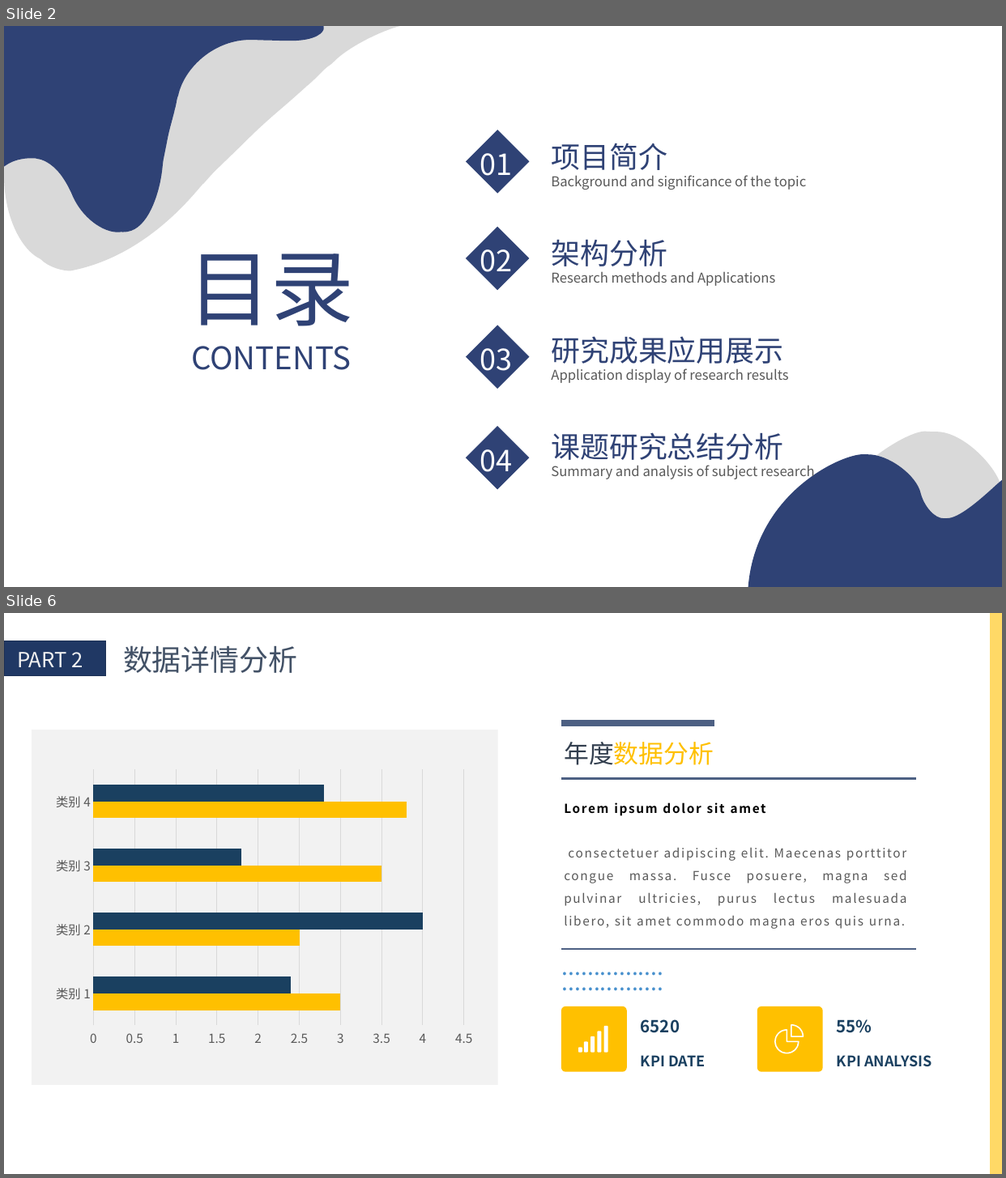
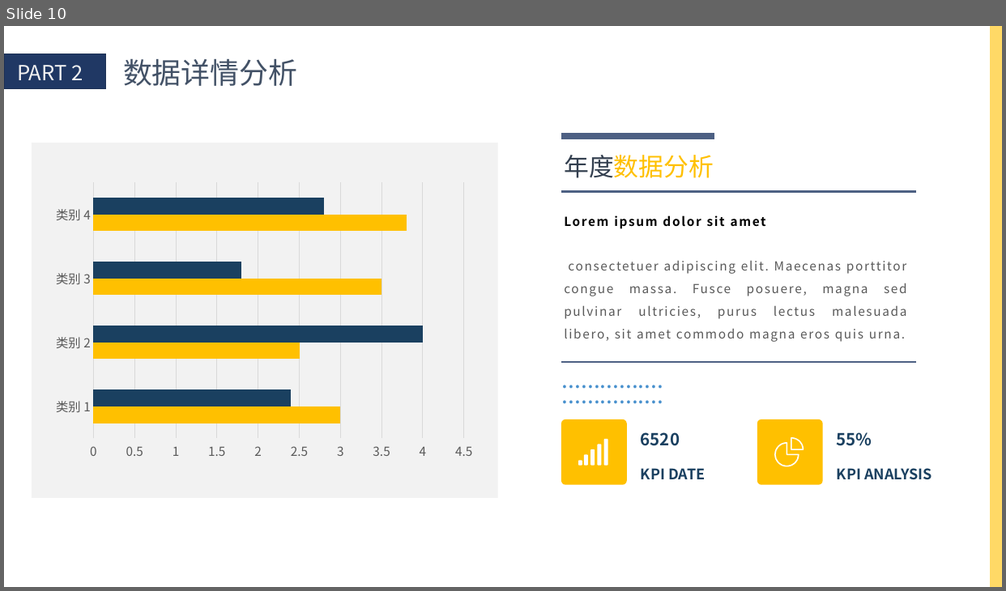
Before and after one commit to QinCheng0928/Cocos2d, a slide deck: 文档/DesignPattern.pptx. Shown one above the other, each under a label of ours: slides 2 and 6 before the commit, slide 10 after it; the slides between them are not shown. The pictures are 1006x1178 and 1006x591 pixels, drawn with LibreOffice and Linux fonts; fonts in the diff are those of the drawing. Boxes give left, top, right and bottom in pixels: in the first picture for what was removed or moved away, otherwise in the second. Text is boxed around its words. In the diff, an @@ line names an element or a change of style, - is before the commit and + after.

```diff
--- a/文档/DesignPattern.pptx
+++ b/文档/DesignPattern.pptx
@@ slide 2 removed at [4,26,1002,587], background #FFFFFF @@
@@ freeform shape removed at [4,26,400,271] @@
@@ freeform shape removed at [4,26,324,233] @@
@@ diamond removed at [466,130,530,194] @@
@@ text removed at [480,145,513,182] @@
-01
@@ text removed at [551,143,667,176] @@
-项目简介
@@ text removed at [551,175,807,190] @@
-Background and significance of the topic
@@ diamond removed at [466,227,530,290] @@
@@ text removed at [480,242,513,280] @@
-02
@@ text removed at [551,240,667,272] @@
-架构分析
@@ text removed at [188,254,354,327] @@
-目录
@@ text removed at [551,271,775,286] @@
-Research methods and Applications
@@ diamond removed at [466,326,530,389] @@
@@ text removed at [480,341,513,378] @@
-03
@@ text removed at [551,336,783,364] @@
-研究成果应用展示
@@ text removed at [191,346,351,370] @@
-CONTENTS
@@ text removed at [551,369,789,383] @@
-Application display of research results
@@ diamond removed at [466,426,530,490] @@
@@ text removed at [551,433,783,466] @@
-课题研究总结分析
@@ freeform shape removed at [790,432,1002,587] @@
@@ text removed at [480,442,513,479] @@
-04
@@ freeform shape removed at [748,455,1002,587] @@
@@ text removed at [551,465,814,480] @@
-Summary and analysis of subject research
@@ what was slide 6 is now slide 10 @@
```
Also in this commit, not shown: 3 slides changed, 5 slides added, 1 other file.
